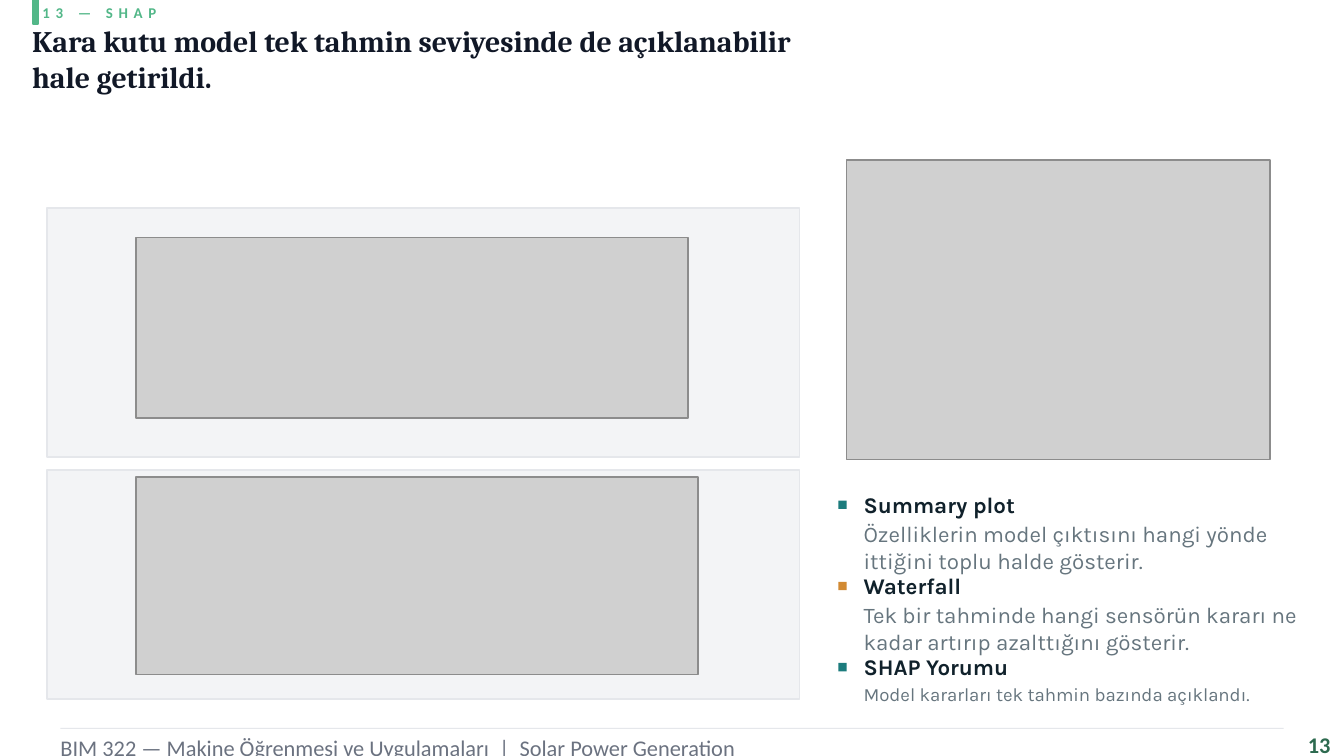
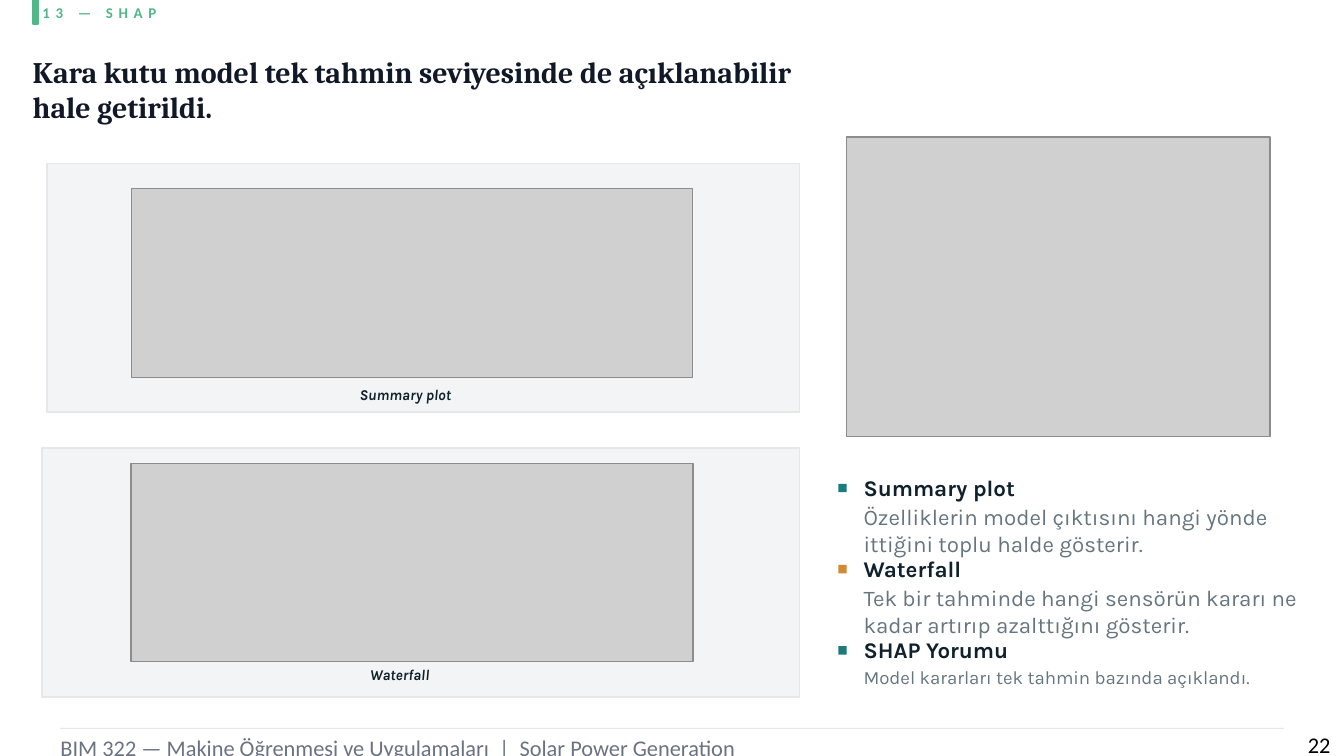
Before and after one commit to busraddmr/BIM322-Solar-Power-Prediction, a slide deck: slide 22 of sunum/BusraDemir_NazeninTatar_BIM322_Sunum.pptx (slide 18 before the commit). Drawn at 1344x756 pixels with LibreOffice and Linux fonts; fonts in the diff are those of the drawing; grey boxes stand for pictures. Boxes give left, top, right and bottom in pixels: in the first picture for what was removed or moved away, otherwise in the second. Text is boxed around its words. In the diff, an @@ line names an element or a change of style, - is before the commit and + after.

```diff
--- a/sunum/BusraDemir_NazeninTatar_BIM322_Sunum.pptx
+++ b/sunum/BusraDemir_NazeninTatar_BIM322_Sunum.pptx
@@ text "Kara kutu model tek tahmin ..." rewrapped from [32, 24, 790, 95] to [33, 62, 791, 125] @@
@@ picture: place and size @@
-picture at [847, 160, 1270, 460]
+picture at [847, 137, 1270, 437]
@@ rectangle: place and size @@
-rectangle at [47, 208, 800, 457]
+rectangle at [47, 164, 800, 413]
@@ picture: place and size @@
-picture at [136, 238, 688, 418]
+picture at [132, 188, 694, 376]
@@ text added at [360, 389, 451, 404], 8 pt, text #10212B, bold, italic @@
+Summary plot
@@ rectangle: place and size @@
-rectangle at [47, 470, 800, 699]
+rectangle at [42, 449, 800, 698]
@@ picture: place and size @@
-picture at [136, 477, 698, 675]
+picture at [130, 464, 692, 661]
@@ 2 texts, 1 rectangle: place and size @@
-2 texts, 1 rectangle at [839, 573, 1249, 705]
+2 texts, 1 rectangle at [839, 556, 1249, 688]
@@ 4 texts, 2 rectangles: place and size @@
-4 texts, 2 rectangles at [839, 497, 1297, 676]
+4 texts, 2 rectangles at [839, 480, 1297, 659]
@@ text added at [370, 669, 429, 680], 8 pt, text #10212B, bold, italic @@
+Waterfall
@@ text at [1308, 738, 1331, 753]: text changed; text colour #2D6A4F to #000000; bold off @@
-13
+22
```
Also in this commit, not shown: 17 other slides changed, 5 slides added, 1 slide removed.
